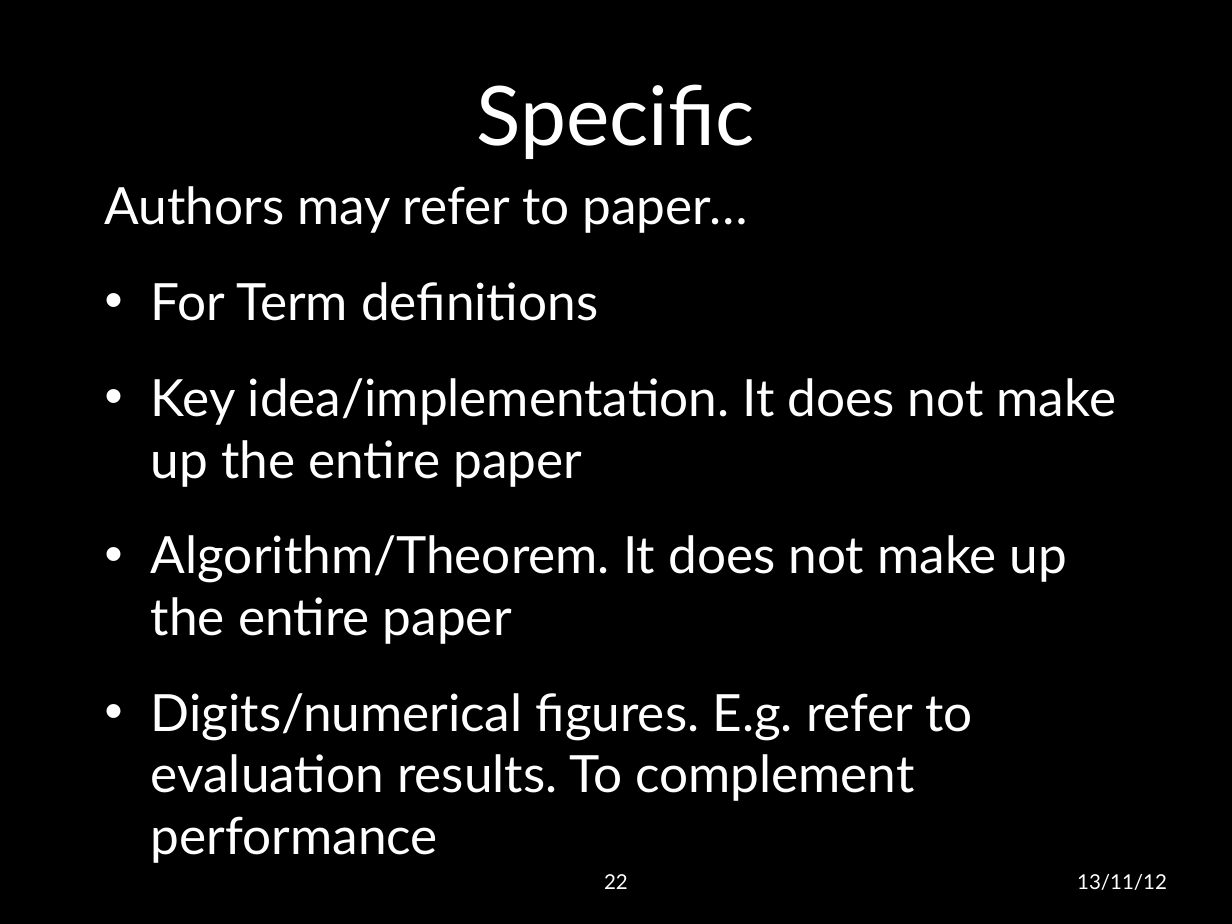
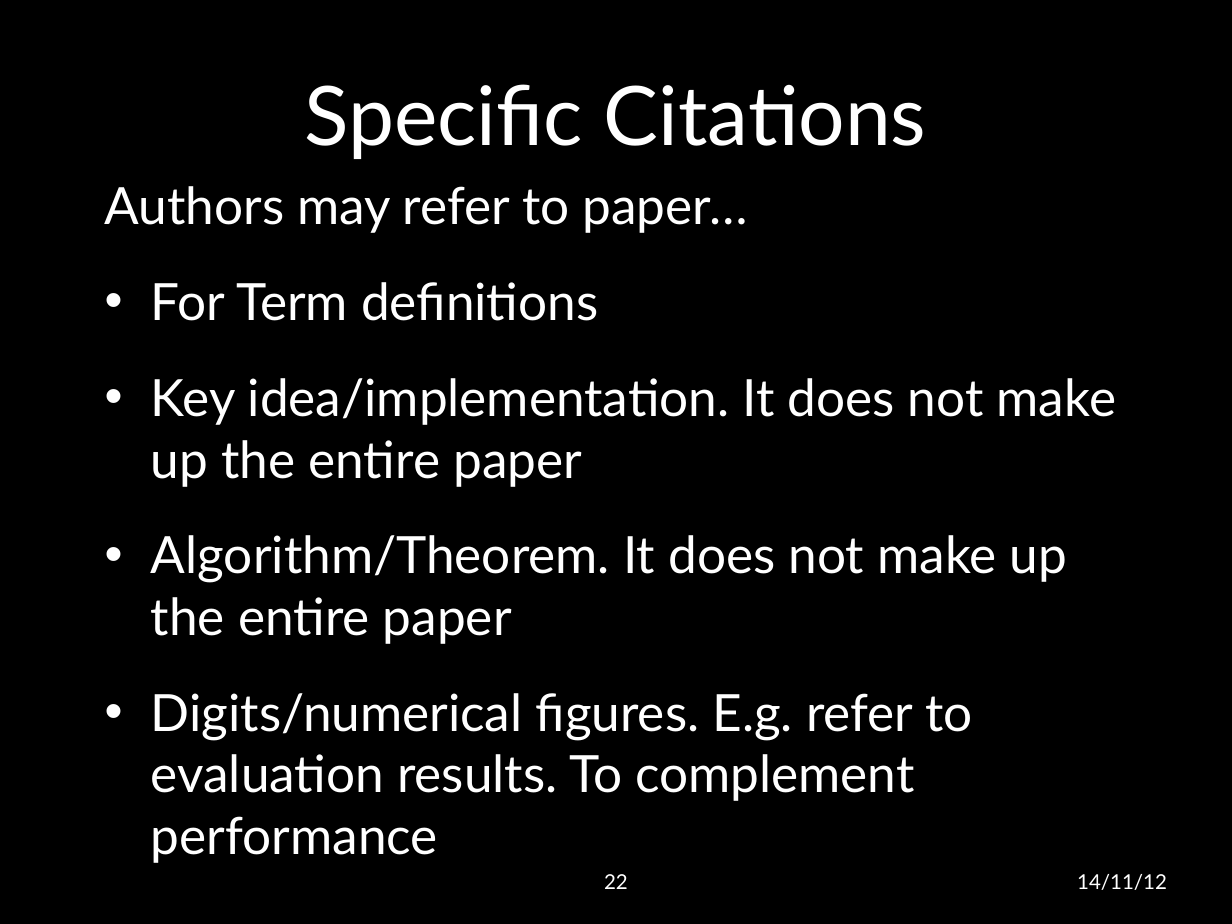
Before and after one commit to lwheng/fyp, a slide deck: slide 22 of presentation/final presentation.pptx. Drawn at 1232x924 pixels with LibreOffice and Linux fonts; fonts in the diff are those of the drawing; background and template pictures are left out. Boxes give left, top, right and bottom in pixels: in the first picture for what was removed or moved away, otherwise in the second. Text is boxed around its words. In the diff, an @@ line names an element or a change of style, - is before the commit and + after.

```diff
--- a/presentation/final presentation.pptx
+++ b/presentation/final presentation.pptx
@@ title at bbox=[305, 84, 927, 159]: text changed @@
-Specific
+Specific Citations
@@ text at bbox=[1077, 874, 1167, 890]: text changed @@
-13/11/12
+14/11/12
```
Also in this commit, not shown: 62 other slides changed, 2 other files.
